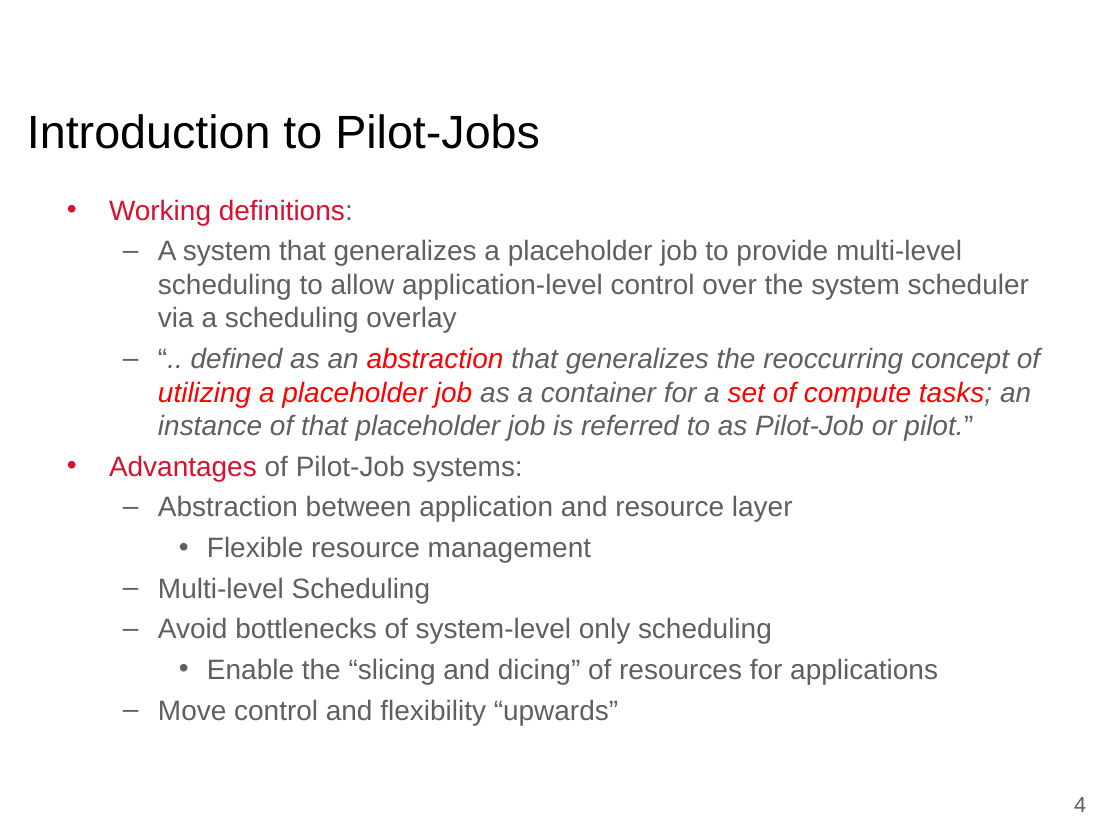
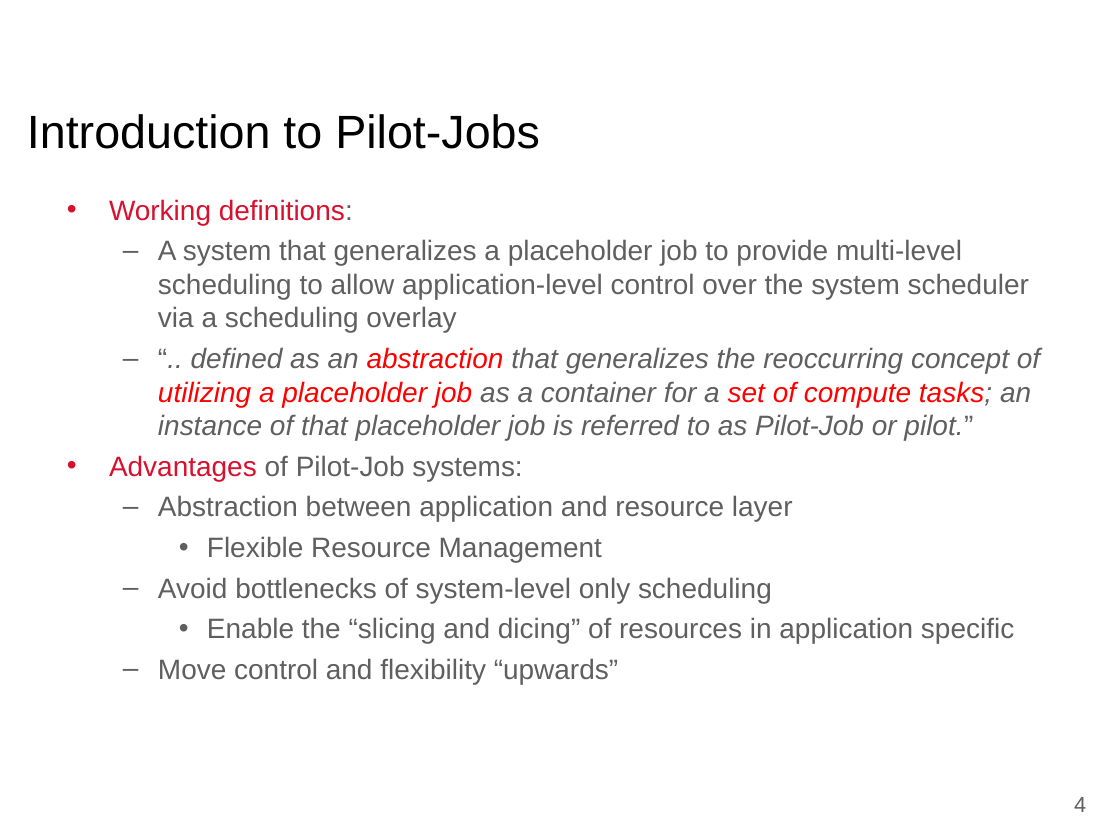
Before and after one commit to saga-project/presentations, a slide deck: slide 4 of bnl-pstar.ppt. Drawn at 1120x840 pixels with LibreOffice and Linux fonts; fonts in the diff are those of the drawing; background and template pictures are left out. Boxes give left, top, right and bottom in pixels: in the first picture for what was removed or moved away, otherwise in the second. Text is boxed around its words. In the diff, an @@ line names an element or a change of style, - is before the commit and + after.

```diff
--- a/bnl-pstar.ppt
+++ b/bnl-pstar.ppt
@@ text at (x1=207, y1=536, x2=602, y2=562): text changed @@
-    • Flexible resource management
-  – Multi-level Scheduling
+    • Flexible Resource Management
@@ text at (x1=207, y1=617, x2=1014, y2=643): text changed @@
-    • Enable the “slicing and dicing” of resources for applications
+    • Enable the “slicing and dicing” of resources in application specific
```
Also in this commit, not shown: 5 other slides changed, 1 slide added, 1 slide removed.
